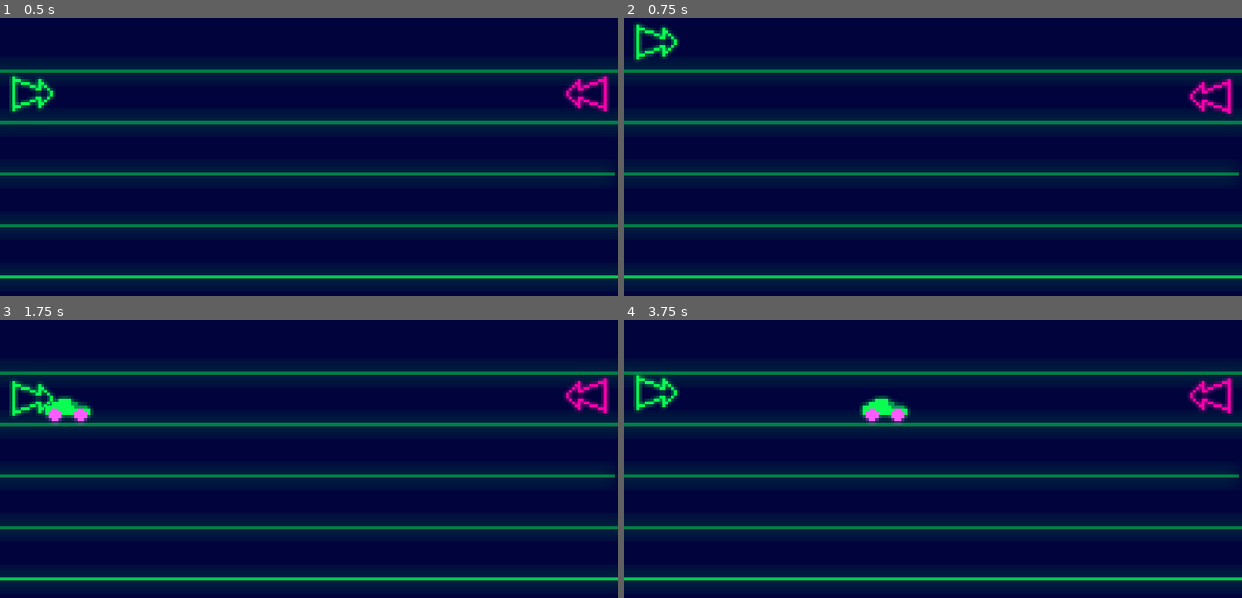
Above: before the commit, frames 1-4 (two rows, left to right).
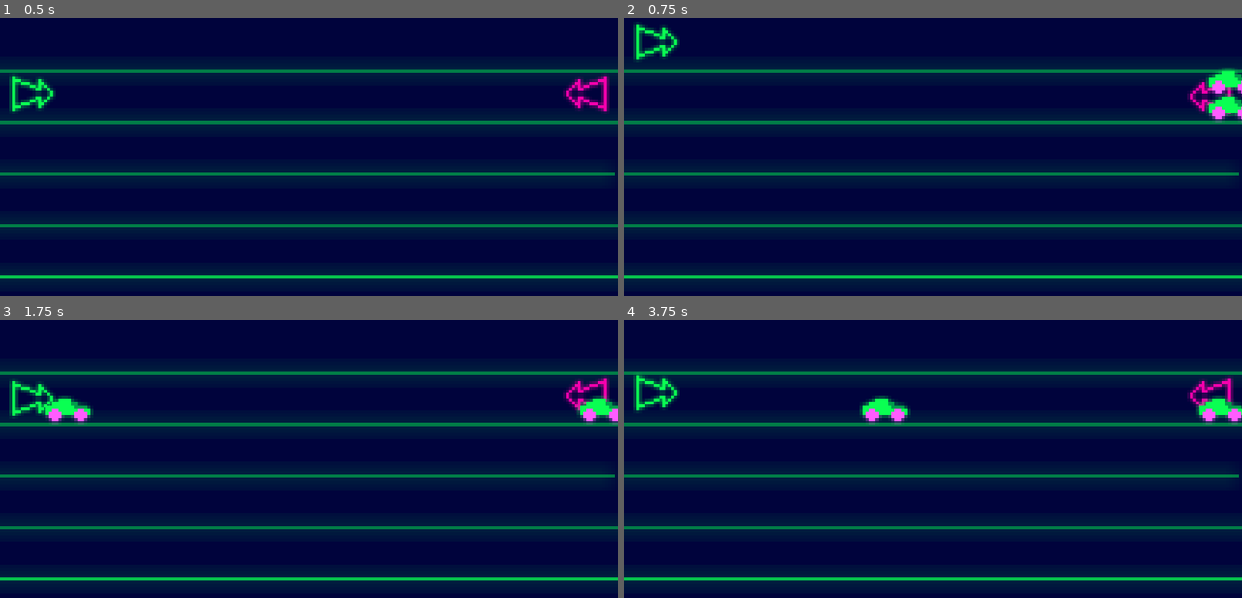
Above: after the commit, the same moments.

Repository: Neppord/battery-pact
Game: Godot game, scene res://main.tscn
The game is run twice, just before and just after one commit, with the same random seed, the same clock (stepped at 60 frames per second) and the same inputs.
Inputs:
- Up to frame 1 (0.5 s): no input
- Up to frame 2 (0.75 s): tap Enter (player_2_spawn, bound only after the commit) at 0.5, 0.6 s; hold W (player_1_up) from 0.53 s (still down)
- Up to frame 3 (1.75 s): release W (player_1_up) at 1.28 s; hold S (player_1_down) from 1.28 s (still down); tap Space (player_1_spawn) at 1.35 s; tap Enter (player_2_spawn, bound only after the commit) at 1.55 s
- Up to frame 4 (3.75 s): release S (player_1_down) at 2.03 s; hold W (player_1_up) 2.03-3.53 s; tap Down (player_2_down) at 2.1 s; tap Enter (player_2_spawn, bound only after the commit) at 2.3, 3.05, 3.6 s; tap Up (player_2_up) at 2.85 s; hold S (player_1_down) from 3.53 s (still down)

Frame 1 is identical in both runs. In frame 2, 0.9% of the frame differs, in the area x 94-100%, y 18-38%; in frame 3, 0.5%; in frame 4, 0.6%.

Commit message:
Allow player 2 to spawn toys
Co-authored-by: Karl Wängberg <karlwangberg@gmail.com>

Diff:
--- a/main.tscn
+++ b/main.tscn
@@ -101,3 +101,4 @@
 sprite_frames = SubResource("SpriteFrames_efxa6")
 autoplay = "default"
 script = ExtResource("4_1bvp3")
+toy_scene = ExtResource("4_lquwl")
--- a/player_2_arrow.gd
+++ b/player_2_arrow.gd
@@ -1,4 +1,6 @@
 extends AnimatedSprite2D
+
+@export var toy_scene: PackedScene
 
 const movement = 160
 
@@ -11,6 +13,7 @@
 ]
 
 var lane: int = 1
+const y_offset: int = 80
 
 # Called when the node enters the scene tree for the first time.
 func _ready() -> void:
@@ -28,3 +31,9 @@
 	lane = clampi(lane, 0, player_positions.size() - 1)
 
 	self.position.y = player_positions[lane]
+
+	if Input.is_action_just_pressed("player_2_spawn"):
+		var toy := toy_scene.instantiate()
+		get_tree().current_scene.add_child(toy) # or add_child(toy) depending on where you want it
+		toy.scale = Vector2(10, 10)
+		toy.global_position = Vector2(global_position.x, player_positions[lane] + y_offset)
--- a/project.godot
+++ b/project.godot
@@ -48,6 +48,11 @@
 "events": [Object(InputEventKey,"resource_local_to_scene":false,"resource_name":"","device":-1,"window_id":0,"alt_press …(191 unchanged characters)…
 ]
 }
+player_2_spawn={
+"deadzone": 0.2,
+"events": [Object(InputEventKey,"resource_local_to_scene":false,"resource_name":"","device":-1,"window_id":0,"alt_pressed":false,"shift_pressed":false,"ctrl_pressed":false,"meta_pressed":false,"pressed":false,"keycode":0,"physical_keycode":4194309,"key_label":0,"unicode":0,"location":0,"echo":false,"script":null)
+]
+}
 
 [physics]
 
Not shown, changed: TODO.md
